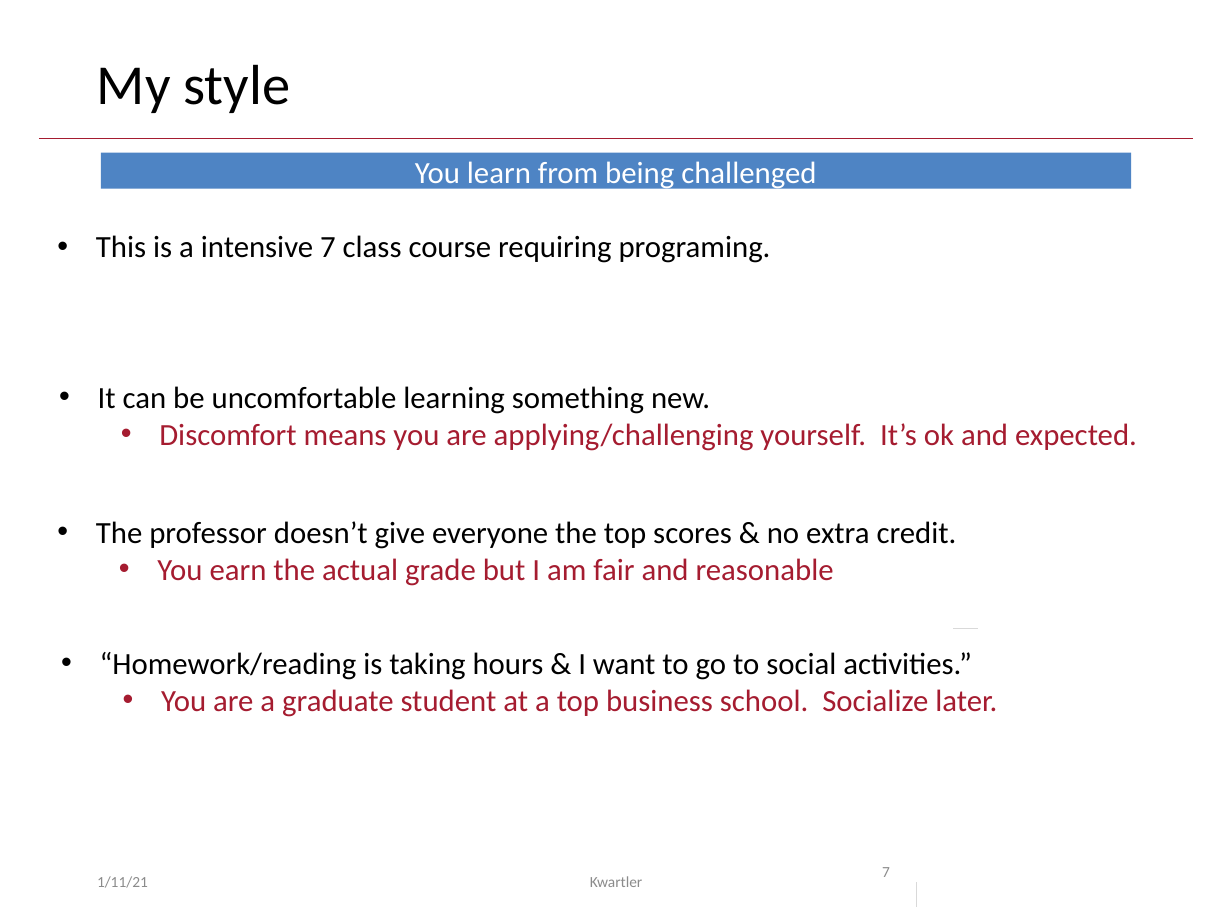
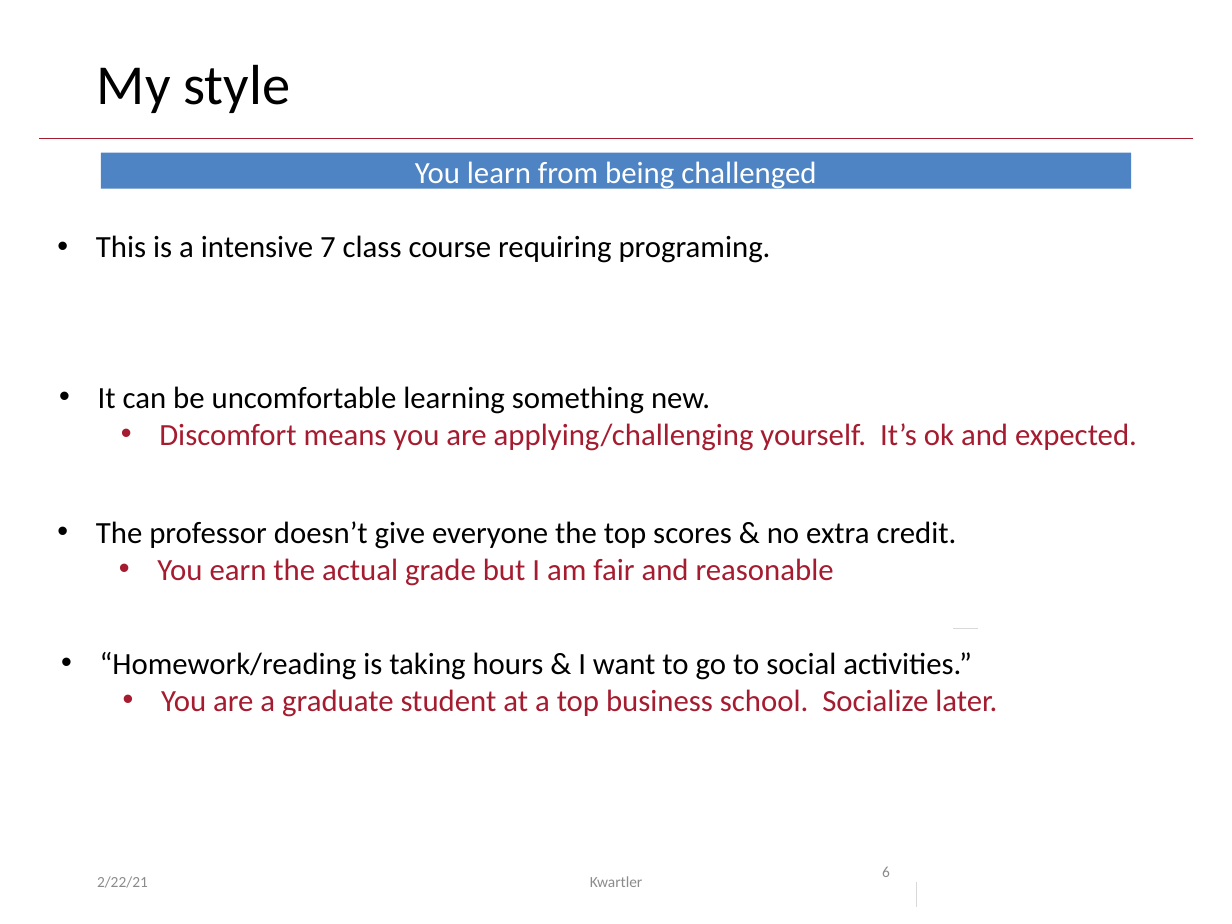
Before and after one commit to kwartler/hult_NLP_student, a slide deck: slide 6 of lessons/class1/Class1A_Intros.pptx (slide 7 before the commit). Drawn at 1232x924 pixels with LibreOffice and Linux fonts; fonts in the diff are those of the drawing. Boxes give left, top, right and bottom in pixels: in the first picture for what was removed or moved away, otherwise in the second. Text is boxed around its words. In the diff, an @@ line names an element or a change of style, - is before the commit and + after.

```diff
--- a/lessons/class1/Class1A_Intros.pptx
+++ b/lessons/class1/Class1A_Intros.pptx
@@ page number at (882,866,890,877): text changed @@
-7
+6
@@ text at (97,876,148,888): text changed @@
-1/11/21
+2/22/21
```
Also in this commit, not shown: 7 other slides changed, 1 slide removed.
